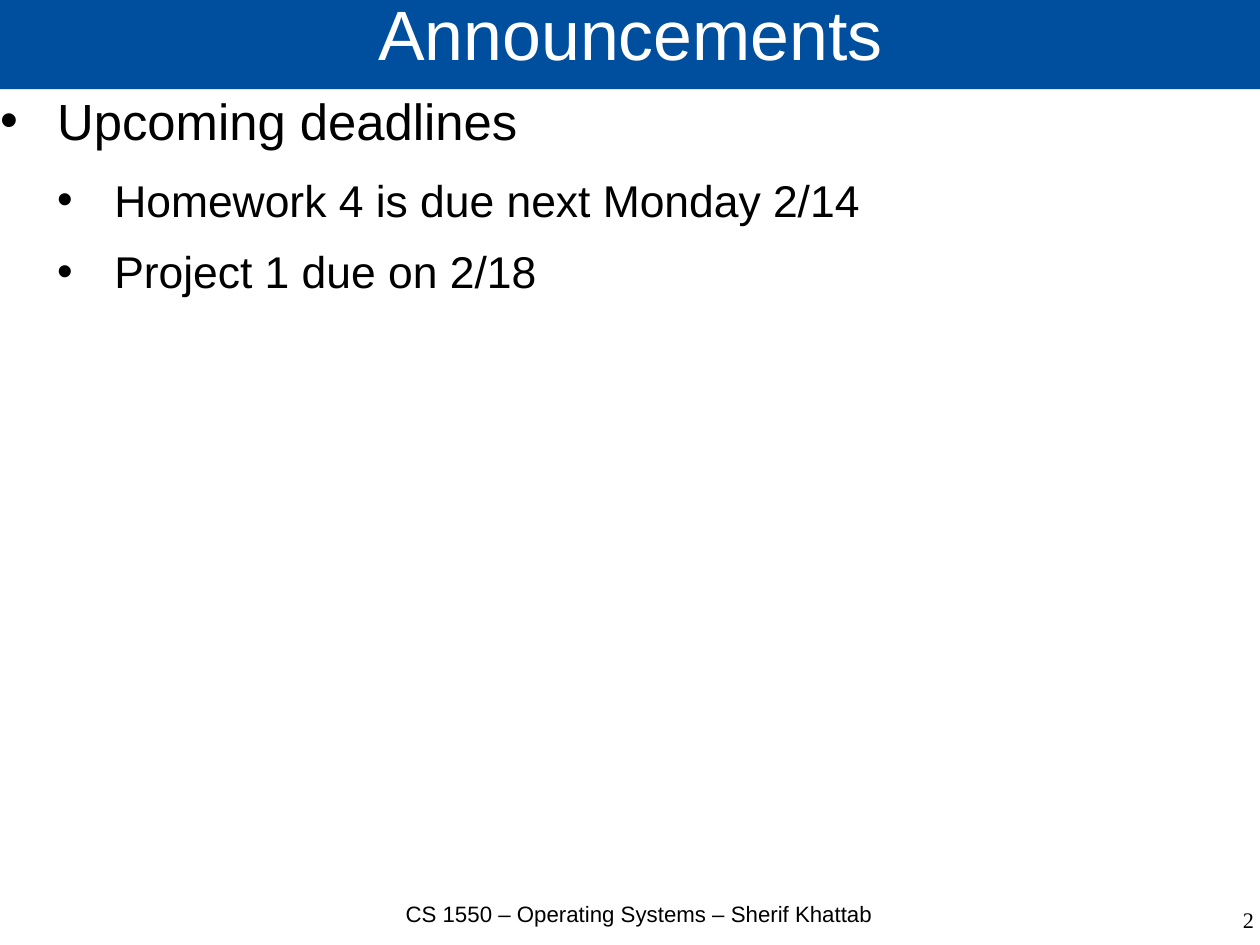
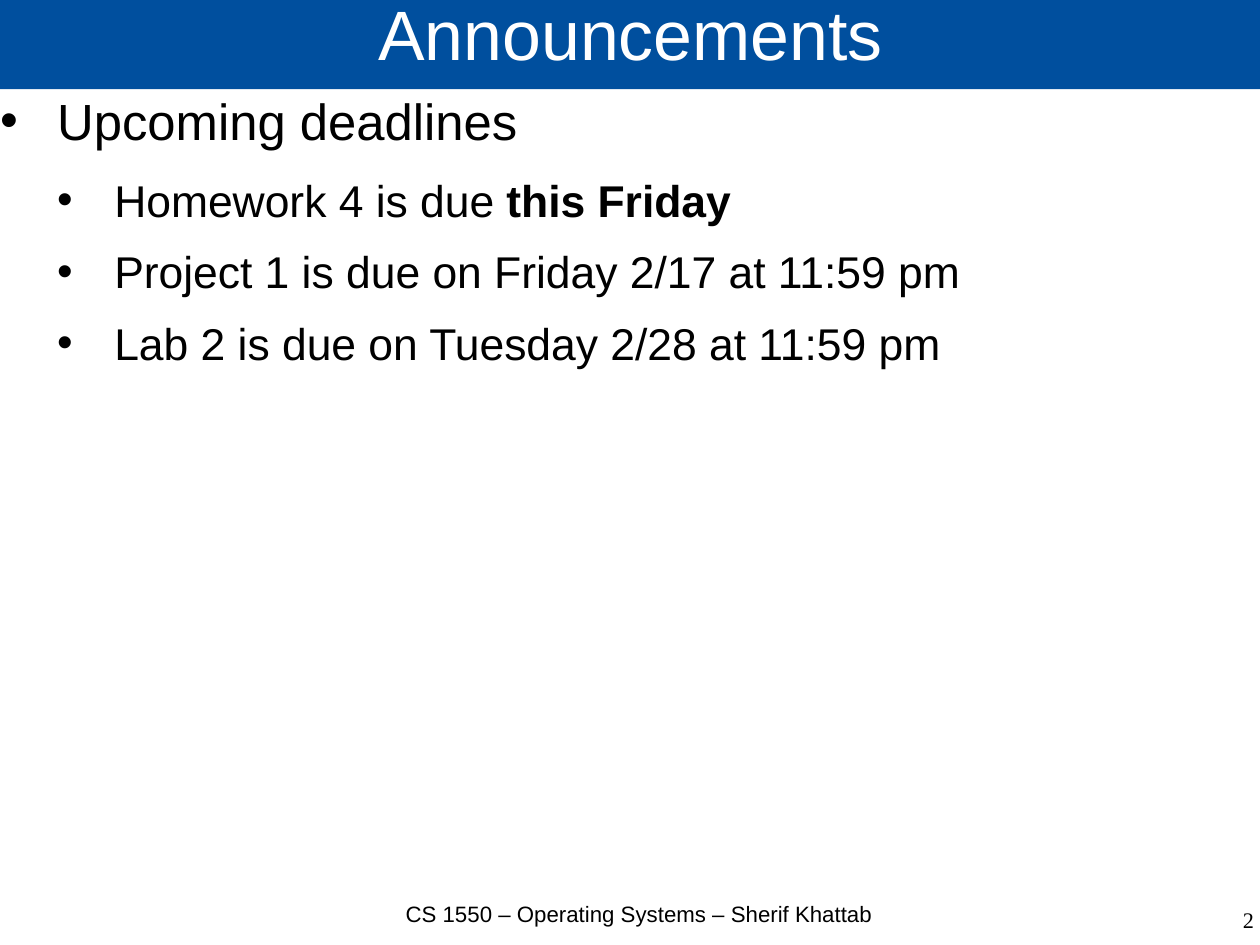
Before and after one commit to cs1550-2244/cs1550-code-handouts, a slide deck: slide 2 of DraftSlides/Lecture9.pptx. Drawn at 1260x945 pixels with LibreOffice and Linux fonts; fonts in the diff are those of the drawing. Boxes give left, top, right and bottom in pixels: in the first picture for what was removed or moved away, otherwise in the second. Text is boxed around its words. In the diff, an @@ line names an element or a change of style, - is before the commit and + after.

```diff
--- a/DraftSlides/Lecture9.pptx
+++ b/DraftSlides/Lecture9.pptx
@@ text at <box>114,184,960,369</box>: text changed @@
-  • Homework 4 is due next Monday 2/14
-  • Project 1 due on 2/18
+  • Homework 4 is due this Friday
+  • Project 1 is due on Friday 2/17 at 11:59 pm
+  • Lab 2 is due on Tuesday 2/28 at 11:59 pm
```
Also in this commit, not shown: 3 other slides changed, 15 slides added, 2 slides removed, 3 other files.
